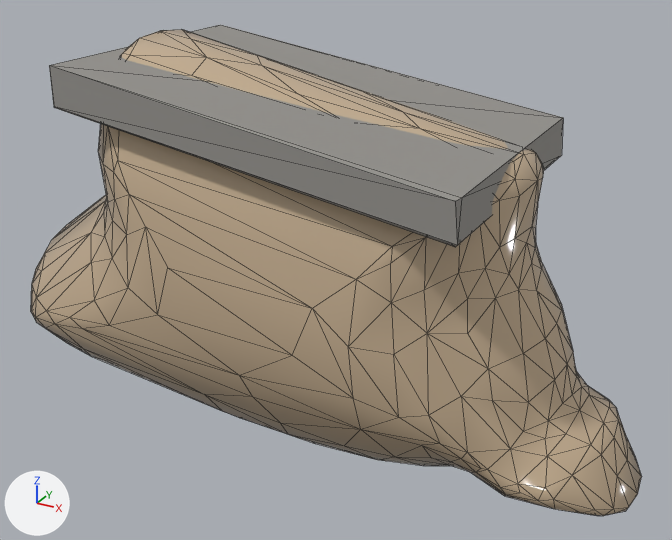
What one commit did to the glTF model assets/models/species/sp_earth_common_a_lod2.glb.
Both versions are drawn from a 50 mm lens placed at (0.666, -1.209, 0.896), pointed at (-0.003, 0.007, 0.288). The axes (+X, +Y, +Z) are drawn at lower left. The lights are the same throughout. The older version comes first. Mesh edges are drawn as thin lines. Vertices at exactly the same position are counted once.

The first picture shows 'body', 'slate'.
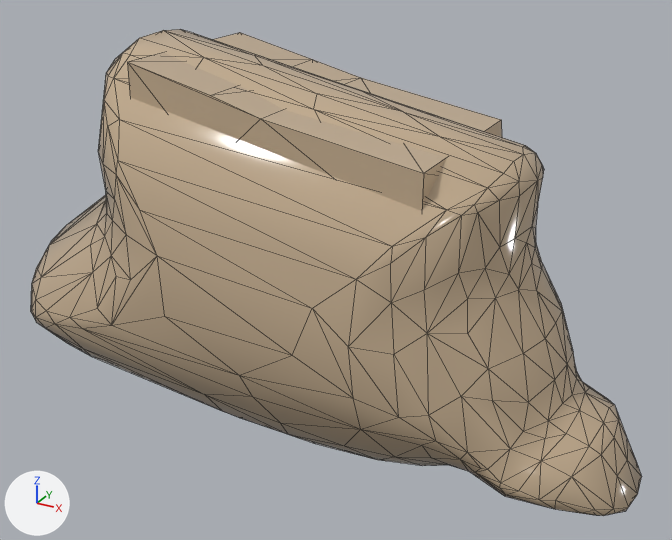
What changed in the scene script:
```text
Change me_body:
    used by ob_body; location = (0.0, 0.0, 0.0)
    remove me_body.from_pydata(...)  # 448 vertices, 892 faces; spans x -0.608..0.512, y -0.243..0.244, z 0.001..0.646
    add me_body.from_pydata(...)  # 436 vertices, 868 faces; spans x -0.608..0.512, y -0.243..0.244, z 0.002..0.646
    me_body part 1: 52 vertices moved from x -0.596..0.507, y -0.216..0.203, z 0.001..0.636 to x -0.593..0.507, y -0.216..0.204, z 0.002..0.623; 107 vertices removed from x -0.581..0.491, y -0.242..0.244, z 0.007..0.646; 95 vertices added at x -0.583..0.493, y -0.243..0.244, z 0.005..0.646
Change me_slate:
    used by ob_slate; location = (0.0, 0.0, 0.0)
    remove me_slate.from_pydata(...)  # 14 vertices, 24 faces; spans x -0.359..0.292, y -0.22..0.22, z 0.462..0.623
    remove me_slate.materials.append(mat_orn_slate)  # grey #95938e
    add me_slate.from_pydata(...)  # 17 vertices, 30 faces; spans x -0.27..0.221, y -0.152..0.151, z 0.426..0.625
    me_slate part 2: the whole mesh is rebuilt
    add me_slate.materials.append(mat_gelbody)  # beige #c4ad90
```

Pixel boxes [x1, y1, x2, y2] of what changed, in the pictures (672 x 540 px; the box of a moved part takes in the faces that stretch with it):
'slate', reshaped
    before: [49, 25, 563, 247]
    after: [127, 32, 502, 211]
part 1 of me_body, moved or reshaped
    both: [31, 29, 641, 516]
